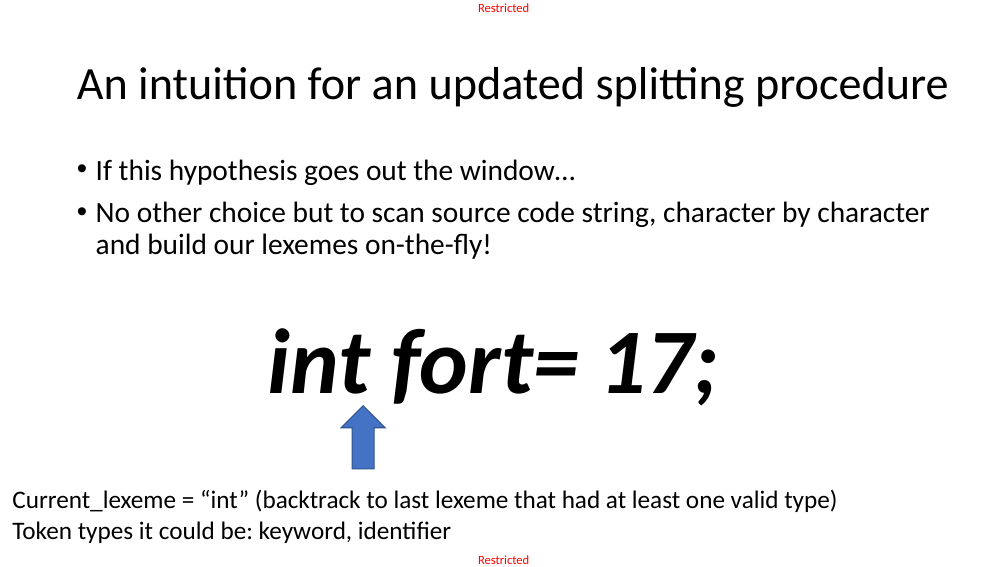
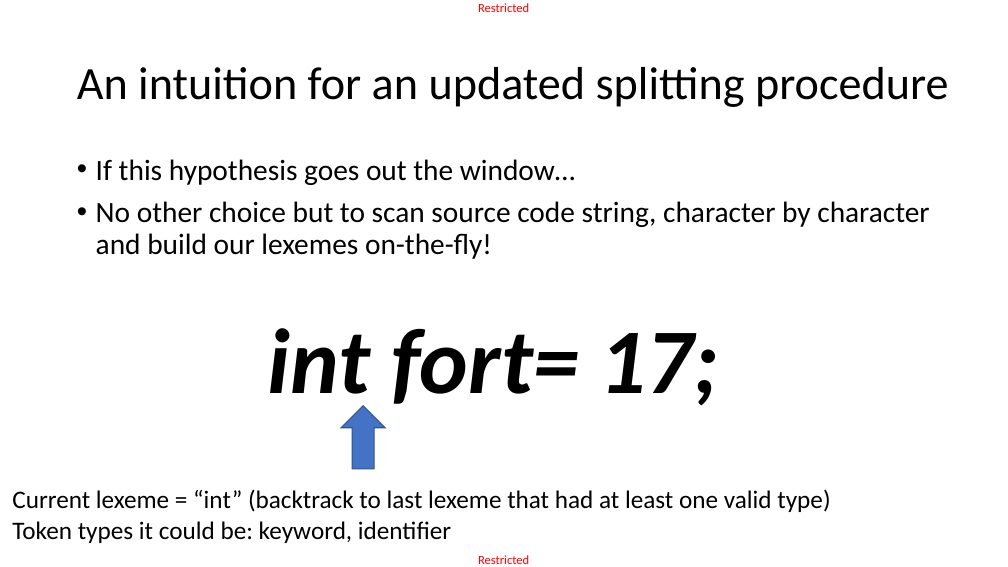
Before and after one commit to matthieudemari/SUTD_PLC_50_051, a slide deck: slide 9 of W10/W10S1/W10S1.pptx. Drawn at 1008x567 pixels with LibreOffice and Linux fonts; fonts in the diff are those of the drawing. Boxes give left, top, right and bottom in pixels: in the first picture for what was removed or moved away, otherwise in the second. Text is boxed around its words. In the diff, an @@ line names an element or a change of style, - is before the commit and + after.

```diff
--- a/W10/W10S1/W10S1.pptx
+++ b/W10/W10S1/W10S1.pptx
@@ text at (12, 489, 830, 512): text changed @@
-Current_lexeme = “int” (backtrack to last lexeme that had at least one valid type)
+Current lexeme = “int” (backtrack to last lexeme that had at least one valid type)
```
Also in this commit, not shown: 20 other slides changed, 3 slides removed, 3 other files.
